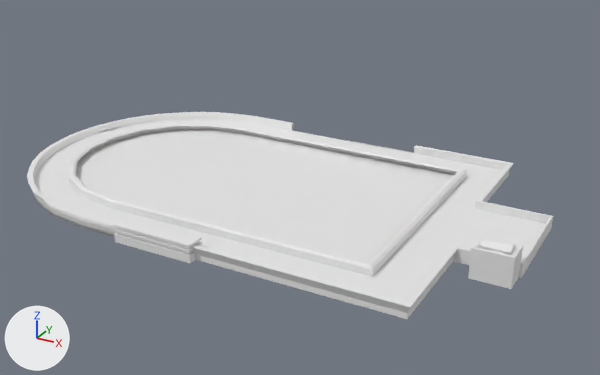
A saved change to the FBX model Assets/_OwnAssets/Environment/Extended Park Garage/extended park garage_2.fbx.
One viewpoint serves both versions: a 50 mm lens placed at (16.9, -79.6, 44.1), pointed at (-36.9, 18.2, -4.8). Every picture has the same lights, and +X, +Y and +Z are marked at lower left. Vertices at the same position are counted once.

The scene before the commit, as lines of its bpy script (objects in view):
```python
me_cube_001 = bpy.data.meshes.new('Cube.001')
me_cube_001.from_pydata(...)  # 126 vertices, 96 faces; spans x -49.9..0.5, y -27.7..2.8, z -0.1..1.0
me_cube_001.materials.append(mat_stone)  # white #e7e7e7
me_cube_002 = bpy.data.meshes.new('Cube.002')
me_cube_002.from_pydata(...)  # 10 vertices, 4 faces; spans x -3.65..-0.75, y -3.18..-1.62, z 16.55..17.07
me_cube_002.materials.append(mat_rooftop_window)  # white #e7e7e7
me_cube_007 = bpy.data.meshes.new('Cube.007')
me_cube_007.from_pydata(...)  # 308 vertices, 165 faces; spans x -68.9..0.3, y -15.4..26.4, z 12.8..17.1
me_cube_007.materials.append(mat_rooftop_window_holder)  # white #e7e7e7
me_cube_007.materials.append(mat_rooftop_window_frame)  # white #e7e7e7
me_cube_007.materials.append(mat_roof_top)  # white #e7e7e7
me_cube_007.materials.append(mat_footbridge_roof)  # white #e7e7e7
me_cube_007.materials.append(mat_door_frame)  # white #e7e7e7
me_cube_007.materials.append(mat_parkgarage_outside_a)  # white #e7e7e7
me_cube_007.materials.append(mat_stairwell_wall)  # white #e7e7e7
me_cube_007.materials.append(mat_big_poles)  # white #e7e7e7
me_cube_007.materials.append(mat_stone_railing)  # white #e7e7e7
me_cube_007.materials.append(mat_blanket)  # white #e7e7e7
me_cube_007.materials.append(mat_park_garage_roof)  # white #e7e7e7
ob_glass_couple_roof = bpy.data.objects.new('Glass_couple_roof', me_cube_002)
ob_glass_couple_roof.location = (0.0, 0.0, -12.8)
ob_park_garage = bpy.data.objects.new('Park_garage', me_cube_007)
ob_park_garage.location = (0.0, 0.0, -12.8)
ob_stone_roof = bpy.data.objects.new('Stone_roof', me_cube_001)
ob_stone_roof.location = (-13.6, 18.2, 0.8)
```
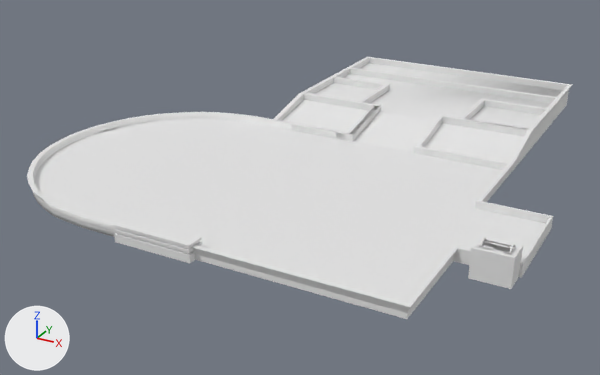
Commit message: Finished park garage mesh

The change, as a list of edits to the scene's bpy script:
```text
Change me_cube_007:
    used by ob_park_garage; location = (0.0, 0.0, -12.8)
    remove me_cube_007.from_pydata(...)  # 308 vertices, 165 faces; spans x -68.9..0.3, y -15.4..26.4, z 12.8..17.1
    add me_cube_007.from_pydata(...)  # 432 vertices, 233 faces; spans x -68.9..0.3, y -15.4..61.5, z 12.8..17.1
    me_cube_007 part 1
    2 vertices are removed from x -45.4..-22.5, y 26.4, z 14.5
    7 faces are deleted
    80 vertices are added at x -46.2..-8.3, y 25.7..61.5, z 12.8..16.3
    10 new vertices lie (0.0, 9.0, 1.8) away from vertices in x -32.9..-8.7, y 26.0, z 13.5..14.5
    31 new vertices lie (0.0, 0.0, 1.0) away from vertices in x -45.5..-9.0, y 26.0..60.8, z 13.5..15.3
    5 new vertices lie (0.0, 0.0, 2.5) away from vertices in x -45.8..-8.7, y 35.0..61.1, z 12.8
    71 new faces join them, mat_stone_railing (white #e7e7e7)
    4 new faces join them, mat_park_garage_roof (white #e7e7e7)
Remove ob_stone_roof:
    ob_stone_roof = bpy.data.objects.new('Stone_roof', me_cube_001)
    ob_stone_roof.location = (-13.6, 18.2, 0.8)
Remove ob_glass_couple_roof:
    ob_glass_couple_roof = bpy.data.objects.new('Glass_couple_roof', me_cube_002)
    ob_glass_couple_roof.location = (0.0, 0.0, -12.8)
```

What differs and where, as boxes [x1, y1, x2, y2] in the pictures (600 x 375 px):
'Park_garage', reshaped (26% taller): before [27, 112, 553, 319]; after [27, 57, 573, 319]
'Stone_roof', deleted: before [68, 123, 466, 277]
'Glass_couple_roof', deleted: before [482, 238, 512, 252]
part 1 of me_cube_007, built on: before [73, 119, 517, 280]; after [72, 57, 573, 280]
